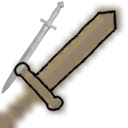
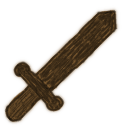
Layers edited between the first and the second 128 × 128 image:
"ayuda": opacity 64% → 100%, moved it above "Textura" over left=0, top=1, right=125, bottom=128
hid group "ayd_espd" (2 layers) over left=0, top=1, right=125, bottom=128
added group "Textura" with 26 layers above "Partes" over left=3, top=4, right=120, bottom=127
added group "txt_Terminado" (64%) with 20 layers in group "Textura" over left=3, top=4, right=120, bottom=127
added group "txt_espada" with 4 layers in group "txt_Terminado" over left=3, top=10, right=116, bottom=124
added layer "Capa #39" in group "txt_espada" over left=15, top=10, right=116, bottom=110
added layer "Capa #38" (80%) in group "txt_espada" over left=15, top=10, right=115, bottom=110
added layer "Capa #37" (64%) in group "txt_espada" over left=16, top=11, right=115, bottom=109
added layer "Capa pegada" in group "txt_espada" over left=3, top=83, right=43, bottom=124
"Partes": opacity 100% → 70% over left=5, top=4, right=121, bottom=126
added group "Terminado" (80%) with 4 layers in group "Partes" over left=5, top=4, right=120, bottom=126
added layer "Capa #32" in group "Terminado" over left=5, top=10, right=118, bottom=122
hid group "trazo" (6 layers), opacity 100% → 70% over left=5, top=4, right=121, bottom=126
showed group "boceto" (4 layers), opacity 64% → 48% over left=7, top=6, right=119, bottom=125
added group "Color" with 7 layers above "Fondo" over left=1, top=3, right=122, bottom=127
added group "Terminado #1" with 4 layers in group "Color" over left=1, top=3, right=122, bottom=127
added layer "Capa #36" in group "Terminado #1" over left=1, top=5, right=122, bottom=127
hid "Fondo", painted on it over left=0, top=1, right=125, bottom=128
